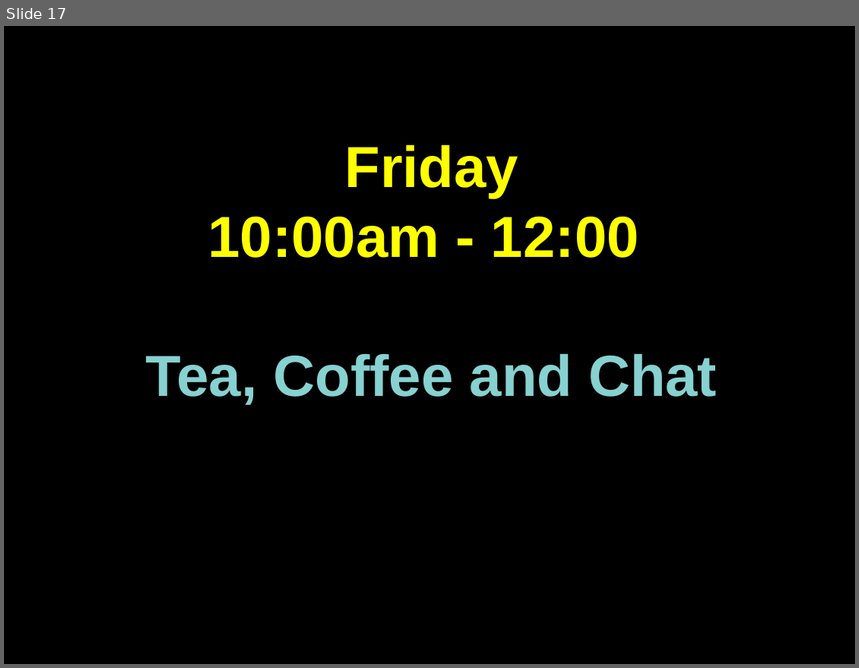
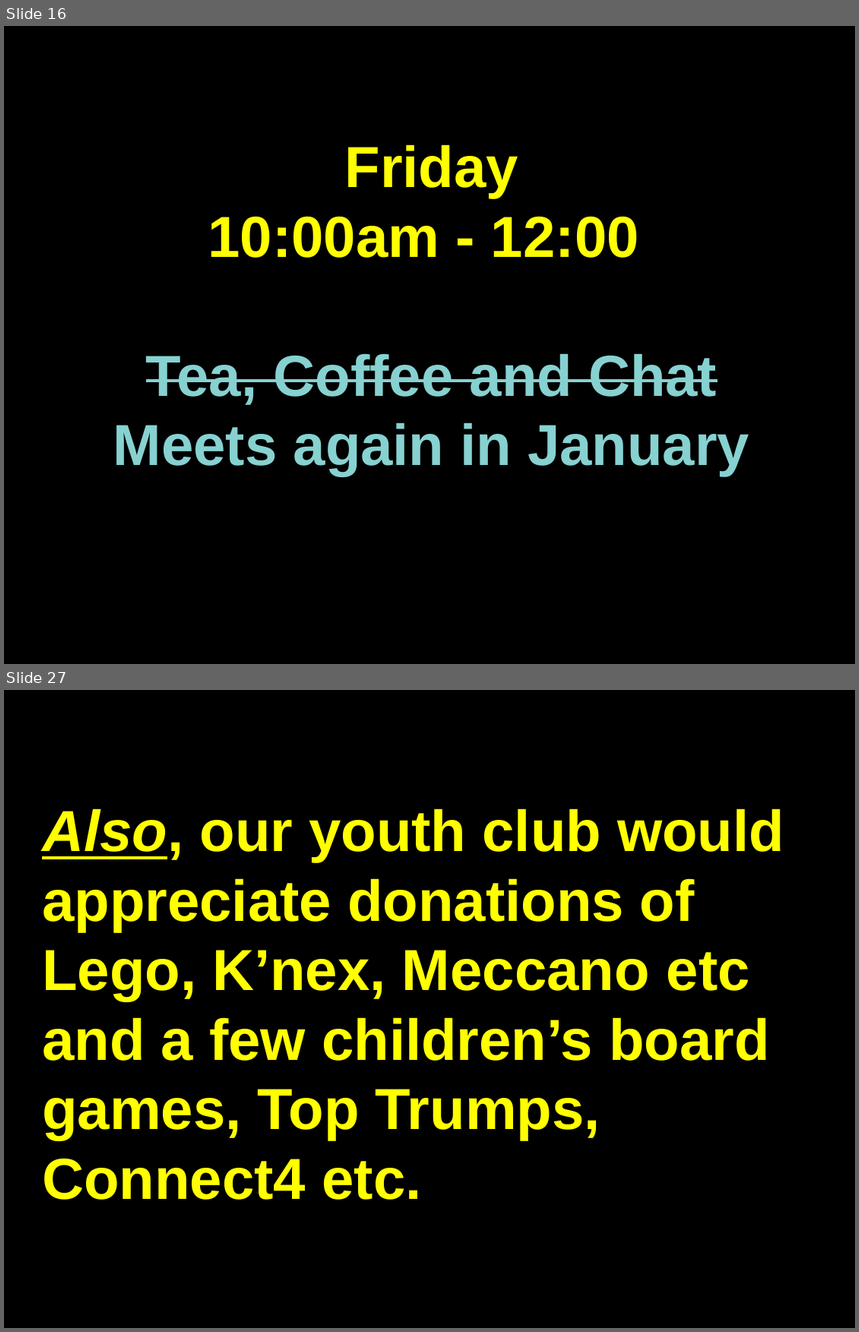
Before and after one commit to martinforsyth/bsuc-audio-visual, a slide deck: resources/presentations/impress/welcome.dark.background.odp. Shown one above the other, each under a label of ours: slide 17 before the commit, slides 16 and 27 after it; the slides between them are not shown. The pictures are 859x668 and 859x1332 pixels, drawn with LibreOffice and Linux fonts; fonts in the diff are those of the drawing. Boxes give left, top, right and bottom in pixels: in the first picture for what was removed or moved away, otherwise in the second. Text is boxed around its words. In the diff, an @@ line names an element or a change of style, - is before the commit and + after.

```diff
--- a/resources/presentations/impress/welcome.dark.background.odp
+++ b/resources/presentations/impress/welcome.dark.background.odp
@@ slide 27 added at box(4, 690, 855, 1328), background #000000 @@
@@ text added at box(42, 809, 785, 1200), 54 pt, text #FFFF00, bold @@
+Also, our youth club would appreciate donations of Lego, K’nex, Meccano etc and a few children’s board games, Top Trumps, Connect4 etc.
@@ what was slide 17 is now slide 16 @@
@@ slide 16 changed as well @@
@@ text at box(146, 354, 717, 405): strikethrough on in "Tea, Coffee and Chat" @@
@@ text at box(113, 423, 750, 477): paragraph added @@
+Meets again in January
```
Also in this commit, not shown: 5 other slides changed, 4 other slides added, 2 slides removed.
